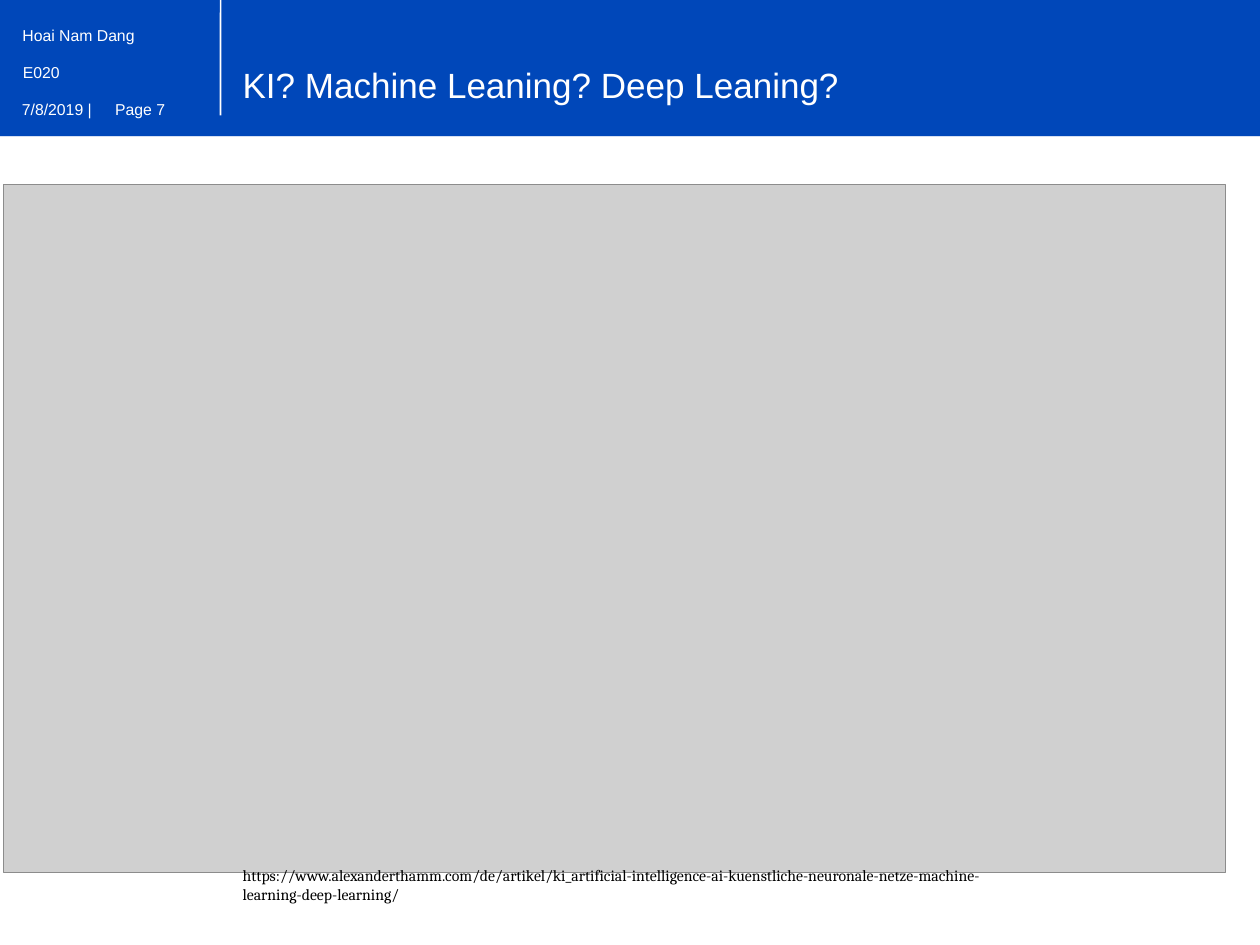
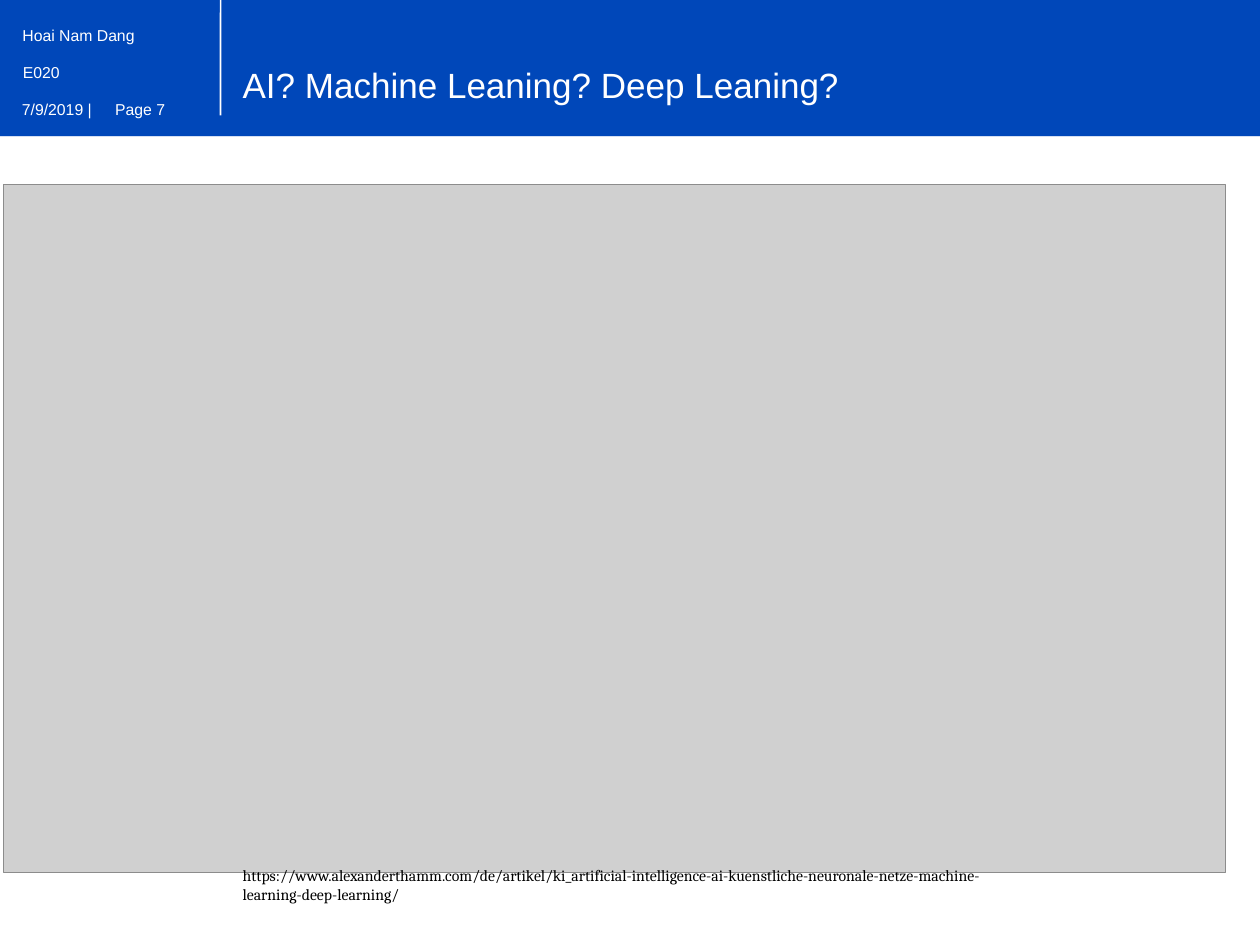
Before and after one commit to Tholtus/DKFZ_Deep_Learning_Workshop, a slide deck: slide 7 of presentation_slides/Präsentation3.pptx. Drawn at 1260x945 pixels with LibreOffice and Linux fonts; fonts in the diff are those of the drawing; grey boxes stand for pictures; background and template pictures are left out. Boxes give left, top, right and bottom in pixels: in the first picture for what was removed or moved away, otherwise in the second. Text is boxed around its words. In the diff, an @@ line names an element or a change of style, - is before the commit and + after.

```diff
--- a/presentation_slides/Präsentation3.pptx
+++ b/presentation_slides/Präsentation3.pptx
@@ text at <box>243,72,838,104</box>: text changed @@
-KI? Machine Leaning? Deep Leaning?
+AI? Machine Leaning? Deep Leaning?
@@ text at <box>22,103,83,115</box>: text changed @@
-7/8/2019 |
+7/9/2019 |
```
Also in this commit, not shown: 21 other slides changed, 1 slide removed.
